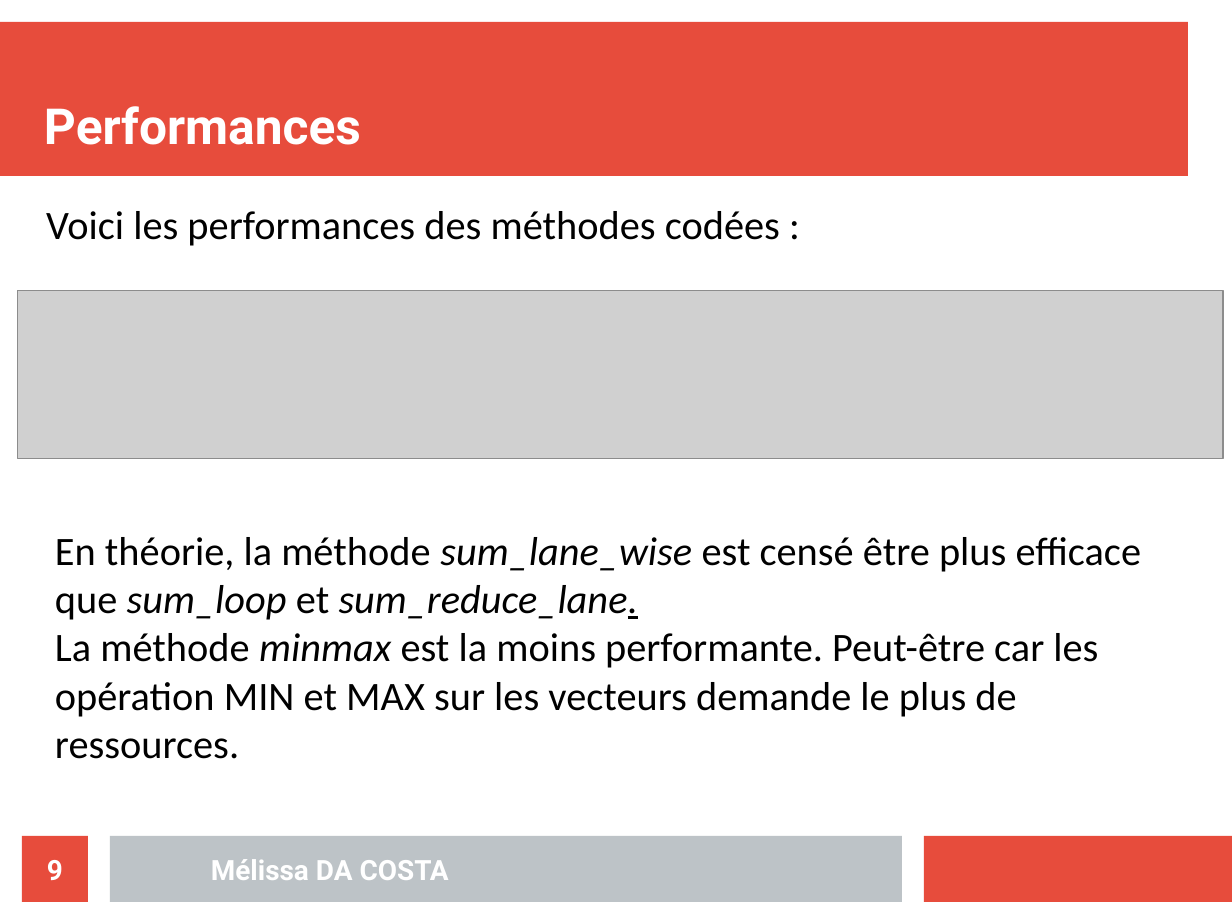
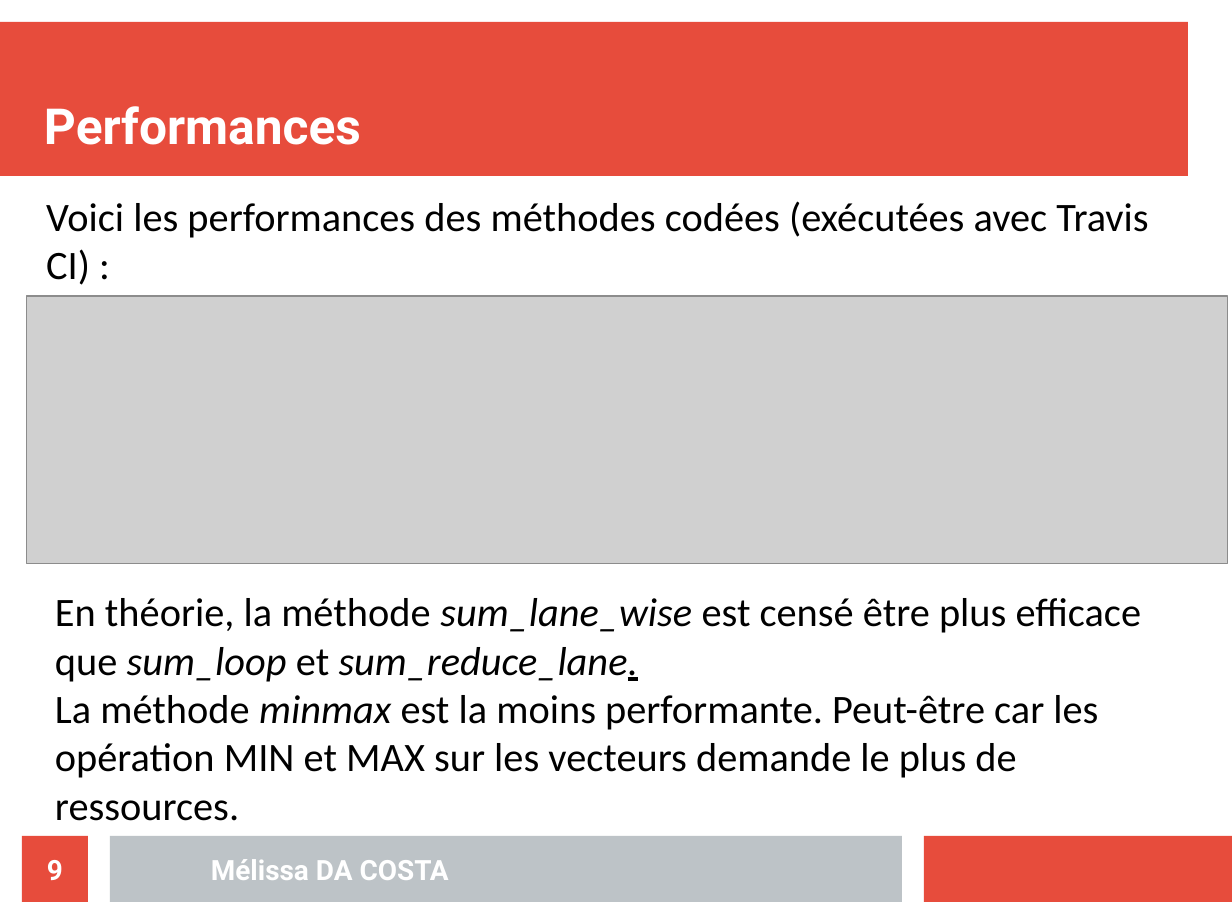
Before and after one commit to MelissaDaCosta/struct_conc, a slide deck: slide 9 of lab5/Mélissa_DA_COSTA_slides_lab5.odp. Drawn at 1232x924 pixels with LibreOffice and Linux fonts; fonts in the diff are those of the drawing; grey boxes stand for pictures. Boxes give left, top, right and bottom in pixels: in the first picture for what was removed or moved away, otherwise in the second. Text is boxed around its words. In the diff, an @@ line names an element or a change of style, - is before the commit and + after.

```diff
--- a/lab5/Mélissa_DA_COSTA_slides_lab5.odp
+++ b/lab5/Mélissa_DA_COSTA_slides_lab5.odp
@@ text at [46,201,1148,285]: text changed @@
-Voici les performances des méthodes codées :
+Voici les performances des méthodes codées (exécutées avec Travis CI) :
@@ picture: place and size @@
-picture at [18,291,1224,458]
+picture at [27,296,1229,563]
@@ text "En théorie, la méthode sum_lane_wise ...": place and size @@
-text "En théorie, la méthode sum_lane_wise ..." at [55,537,1142,759]
+text "En théorie, la méthode sum_lane_wise ..." at [55,598,1142,821]
```
Also in this commit, not shown: 7 other files.
